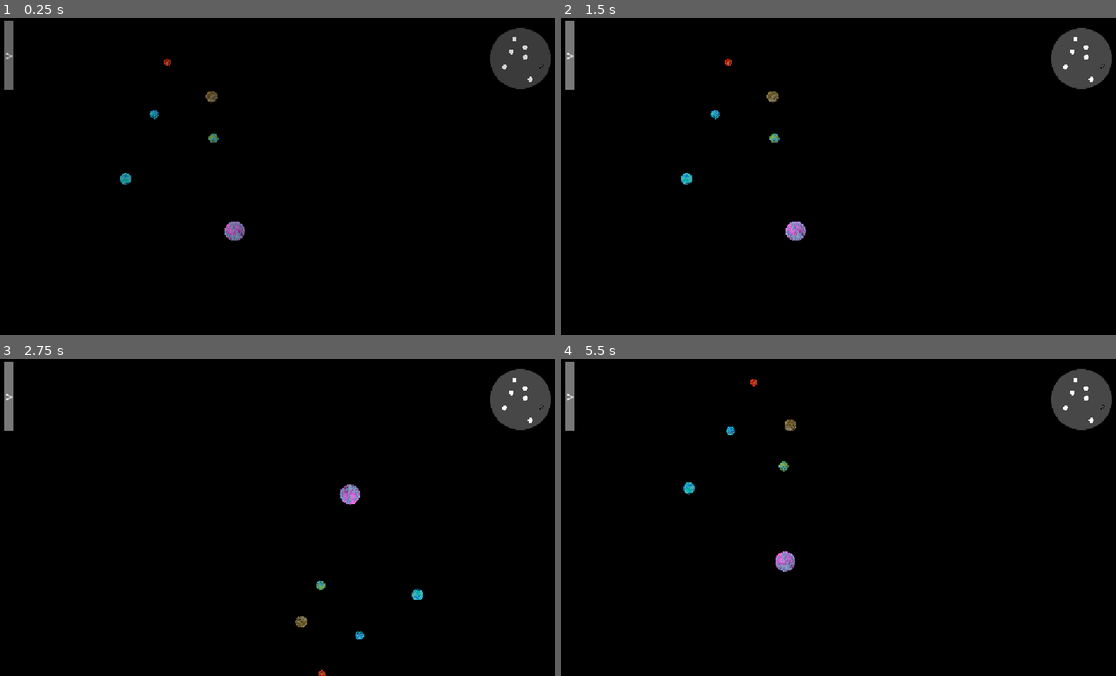
Above: before the commit, frames 1-4 (two rows, left to right).
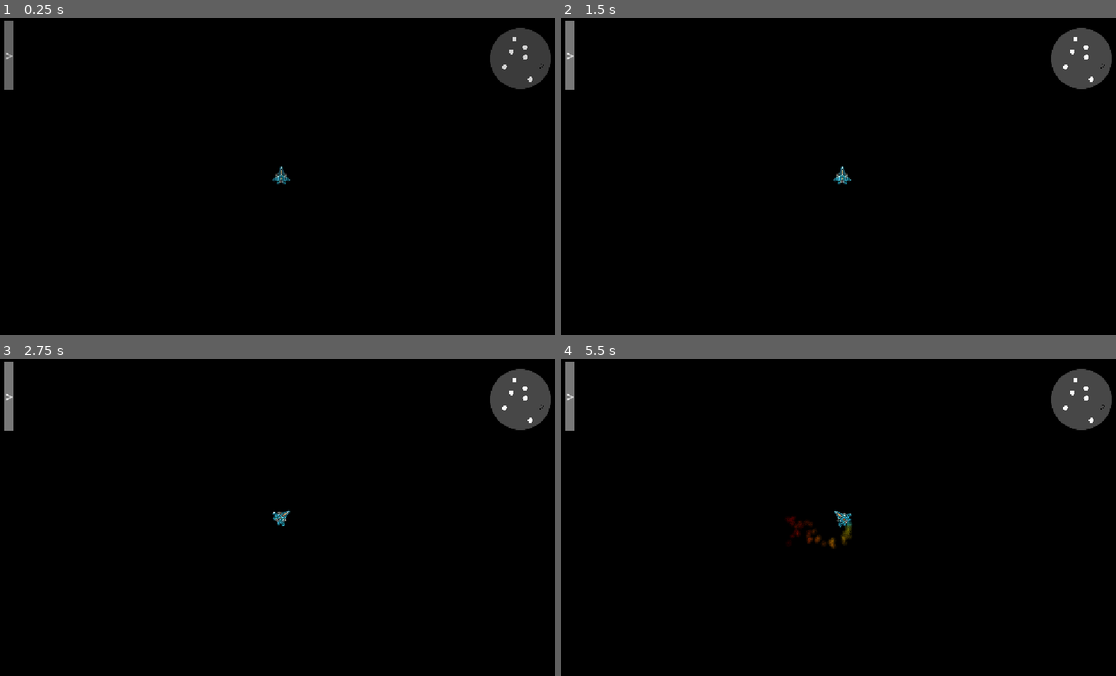
Above: after the commit, the same moments.

Repository: DragonEyeGames/Space-Travel
Game: Godot game, scene res://space.tscn
The game is run twice, just before and just after one commit, with the same random seed, the same clock (stepped at 60 frames per second) and the same inputs.
Inputs (mouse positions are in pixels of both pictures, inside the frame that each line leads up to):
- Up to frame 1 (0.25 s): no input
- Up to frame 2 (1.5 s): click (572, 56) at 0.5 s; click "X" at 1.25 s
- Up to frame 3 (2.75 s): tap Enter at 2 s; hold D (Right) from 2.03 s (still down); hold S (Decelerate) from 2.03 s (still down)
- Up to frame 4 (5.5 s): release D (Right) at 2.78 s; release S (Decelerate) at 2.78 s; hold Down 2.78-3.53 s; tap one key every 0.75 s from 2.85 s: Alt Shift S (Decelerate) Alt; hold D (Right) 3.53-4.28 s; hold W (Accelerate) 4.28-5.03 s; hold A (Left) from 5.03 s (still down)

The runs differ from the first frame. In frame 1, 0.5% of the frame differs, in the area x 21-53%, y 12-71%; in frame 2, 0.5%; in frame 3, 0.5%; in frame 4, 0.8%, in the area x 22-53%, y 6-68%.

Commit message:
Improved guidance
I made it so you can click on a planet to auto guide to it. I also fixed the guidance system to work with the new rotation mechanics

Diff:
--- a/destination.gd
+++ b/destination.gd
@@ -2,19 +2,22 @@
 
 @export var player: Node2D
 @export var target: Node2D
+@export var radius: float = 500
 
 func _process(_delta: float) -> void:
-	if(target==null):
-		visible=false
+	rotation=player.rotation
+	if target == null:
+		visible = false
 		return
-	global_position=target.global_position
-	if(global_position.x<player.global_position.x-500):
-		global_position.x=player.global_position.x-500
-	if(global_position.x>player.global_position.x+500):
-		global_position.x=player.global_position.x+500
-	if(global_position.y<player.global_position.y-270):
-		global_position.y=player.global_position.y-270
-	if(global_position.y>player.global_position.y+270):
-		global_position.y=player.global_position.y+270
-	$RichTextLabel.text=str(int(round(player.global_position.distance_to(target.global_position))))
-	visible=!(int(round(player.global_position.distance_to(target.global_position)))<700)
+
+	var dir = target.global_position - player.global_position
+	var distance = dir.length()
+
+	# Clamp to circle radius
+	if distance > radius:
+		dir = dir.normalized() * radius
+
+	global_position = player.global_position + dir
+
+	$RichTextLabel.text = str(int(distance))
+	visible = distance > 700
--- /dev/null
+++ b/miniPlanet.gd
@@ -0,0 +1,8 @@
+extends Node2D
+
+@export var planet: Node2D
+@export var targetMarker: Node2D
+
+
+func _on_button_pressed() -> void:
+	targetMarker.target=planet
--- a/space.tscn
+++ b/space.tscn
@@ -7,6 +7,7 @@
 [ext_resource type="Texture2D" uid="uid://bdi717iuy6oqo" path="res://MapCircle.png" id="9_4hog4"]
 [ext_resource type="Texture2D" uid="uid://bf1yj4eusxqs1" path="res://Destination.png" id="9_myilm"]
 [ext_resource type="Texture2D" uid="uid://dm0y2nmvr7se8" path="res://DustSmoke.png" id="10_4hog4"]
+[ext_resource type="Script" uid="uid://emwqgb31kdg8" path="res://miniPlanet.gd" id="10_dhr8q"]
 [ext_resource type="Texture2D" uid="uid://cafn2nql4y28l" path="res://HappyFace.png" id="10_myilm"]
 [ext_resource type="Script" uid="uid://bovhedej5g57c" path="res://destination.gd" id="12_dhr8q"]
 [ext_resource type="Script" uid="uid://cprc2sq25l2om" path="res://hud.gd" id="13_betvx"]
@@ -313,7 +314,6 @@
 [node name="Camera2D" type="Camera2D" parent="Player"]
 scale = Vector2(2.5974026, 2.5974026)
 ignore_rotation = false
-zoom = Vector2(0.02, 0.02)
 position_smoothing_enabled = true
 position_smoothing_speed = 50.0
 rotation_smoothing_enabled = true
@@ -325,6 +325,7 @@
 script = ExtResource("12_dhr8q")
 player = NodePath("../Player")
 target = NodePath("")
+radius = 300.0
 
 [node name="RichTextLabel" type="RichTextLabel" parent="Destination"]
 offset_left = -85.18527
@@ -420,12 +421,22 @@
 scale = Vector2(0.475, 0.475)
 texture = ExtResource("9_4hog4")
 
-[node name="Minimap Planet" type="Node2D" parent="HUD/Minimap"]
+[node name="Minimap Planet" type="Node2D" parent="HUD/Minimap" node_paths=PackedStringArray("targetMarker")]
 visible = false
+script = ExtResource("10_dhr8q")
+targetMarker = NodePath("../../../Destination")
 
 [node name="Sprite2D" type="Sprite2D" parent="HUD/Minimap/Minimap Planet"]
 scale = Vector2(0.08, 0.08)
 texture = ExtResource("9_4hog4")
+
+[node name="Button" type="Button" parent="HUD/Minimap/Minimap Planet"]
+offset_left = -10.526123
+offset_top = -10.526337
+offset_right = 10.526123
+offset_bottom = 10.526306
+focus_mode = 0
+flat = true
 
 [node name="HappyFace" type="Sprite2D" parent="HUD/Minimap"]
 position = Vector2(-40, 21.052612)
@@ -453,3 +464,4 @@
 [connection signal="area_entered" from="Player/Area2D" to="Player" method="land"]
 [connection signal="pressed" from="HUD/Mission/Button" to="HUD" method="_on_button_pressed"]
 [connection signal="pressed" from="HUD/Open/Button" to="HUD" method="open"]
+[connection signal="pressed" from="HUD/Minimap/Minimap Planet/Button" to="HUD/Minimap/Minimap Planet" method="_on_button_pressed"]
--- a/spaceRandomizer.gd
+++ b/spaceRandomizer.gd
@@ -48,3 +48,4 @@
 			newMini.position=pos/100
 			#newMini.position=Vector2.ZERO
 			newMini.visible=true
+			newMini.planet=instance
Not shown, added: miniPlanet.gd.uid
Not shown: 1 places in space.tscn that only renumber resources
